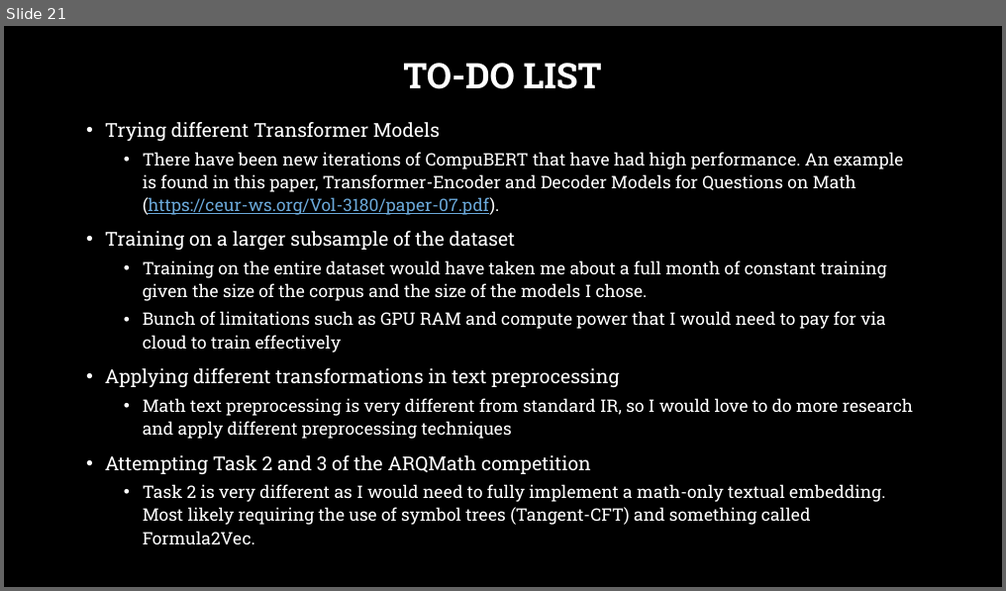
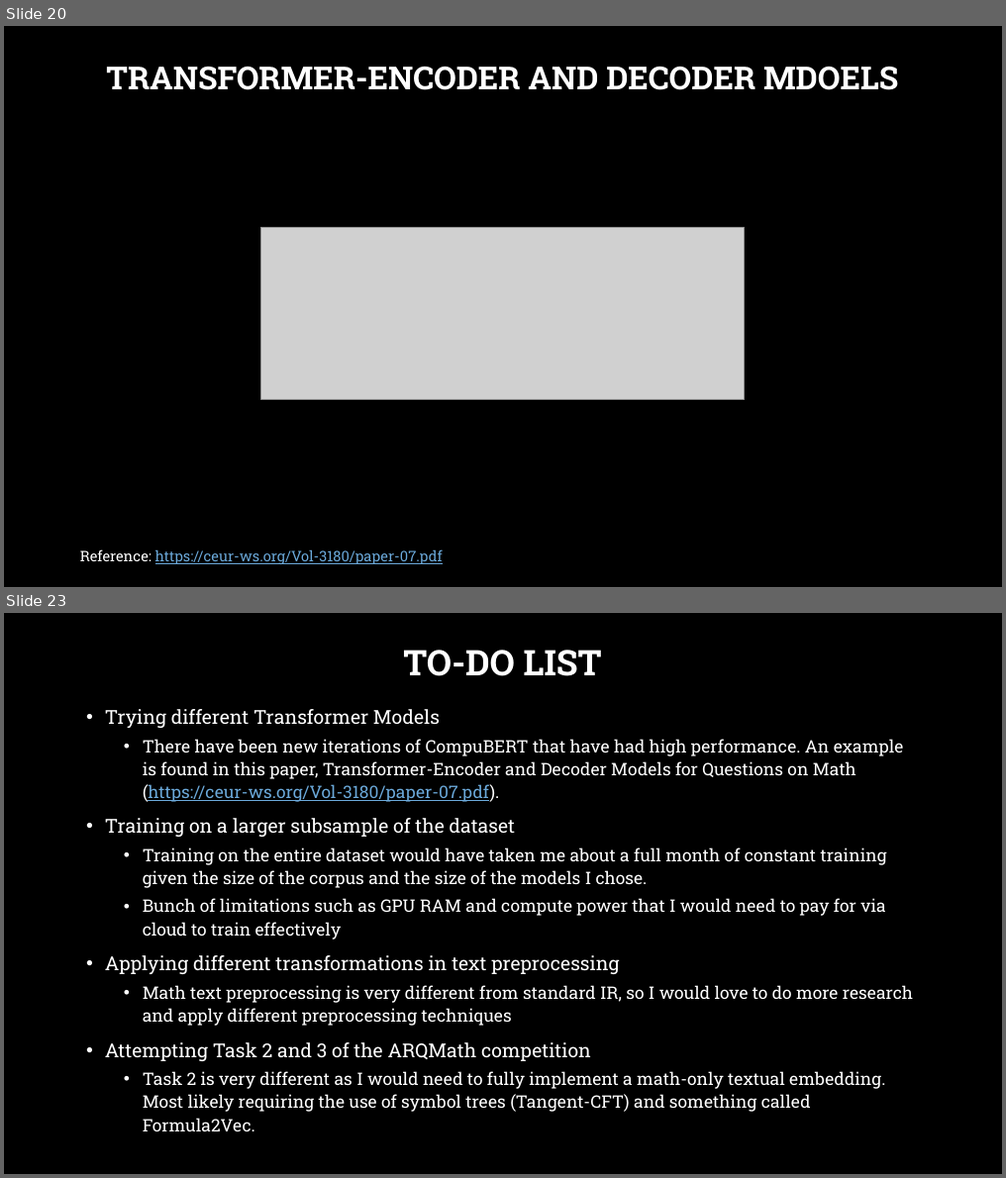
Before and after one commit to pure0022/math-IR-ARQMath-CompuBERT, a slide deck: Math Information Retrieval.pptx. Shown one above the other, each under a label of ours: slide 21 before the commit, slides 20 and 23 after it; the slides between them are not shown. The pictures are 1006x591 and 1006x1178 pixels, drawn with LibreOffice and Linux fonts; fonts in the diff are those of the drawing; grey boxes stand for pictures; background and template pictures are left out. Boxes give left, top, right and bottom in pixels: in the first picture for what was removed or moved away, otherwise in the second. Text is boxed around its words. In the diff, an @@ line names an element or a change of style, - is before the commit and + after.

```diff
--- a/Math Information Retrieval.pptx
+++ b/Math Information Retrieval.pptx
@@ slide 20 added at (x1=4, y1=26, x2=1002, y2=587), background picture (left out) @@
@@ title added at (x1=106, y1=66, x2=898, y2=90), 30.6 pt, text #FFFFFF, bold @@
+TRANSFORMER-ENCODER AND DECODER MDOELS
@@ picture added at (x1=261, y1=227, x2=745, y2=400) @@
@@ text added at (x1=80, y1=550, x2=443, y2=565), 14 pt, text #6BA9DA, underline @@
+Reference: https://ceur-ws.org/Vol-3180/paper-07.pdf
@@ what was slide 21 is now slide 23 @@
```
Also in this commit, not shown: 2 slides changed, 3 other slides added, 2 slides removed, 1 other file.
